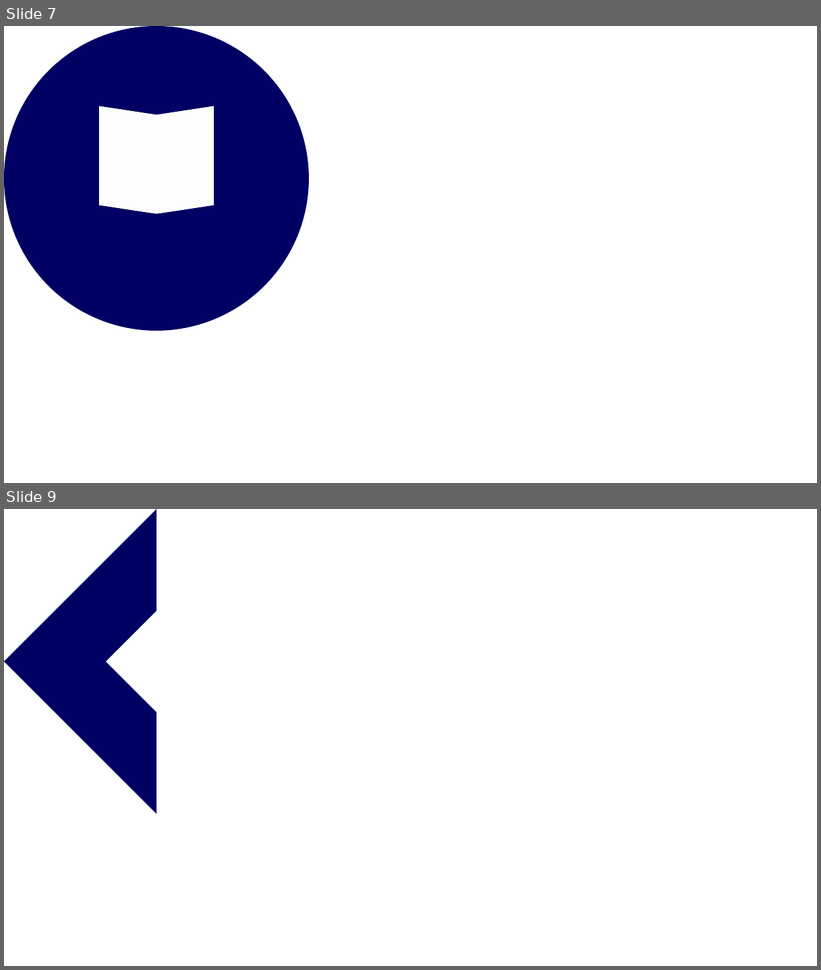
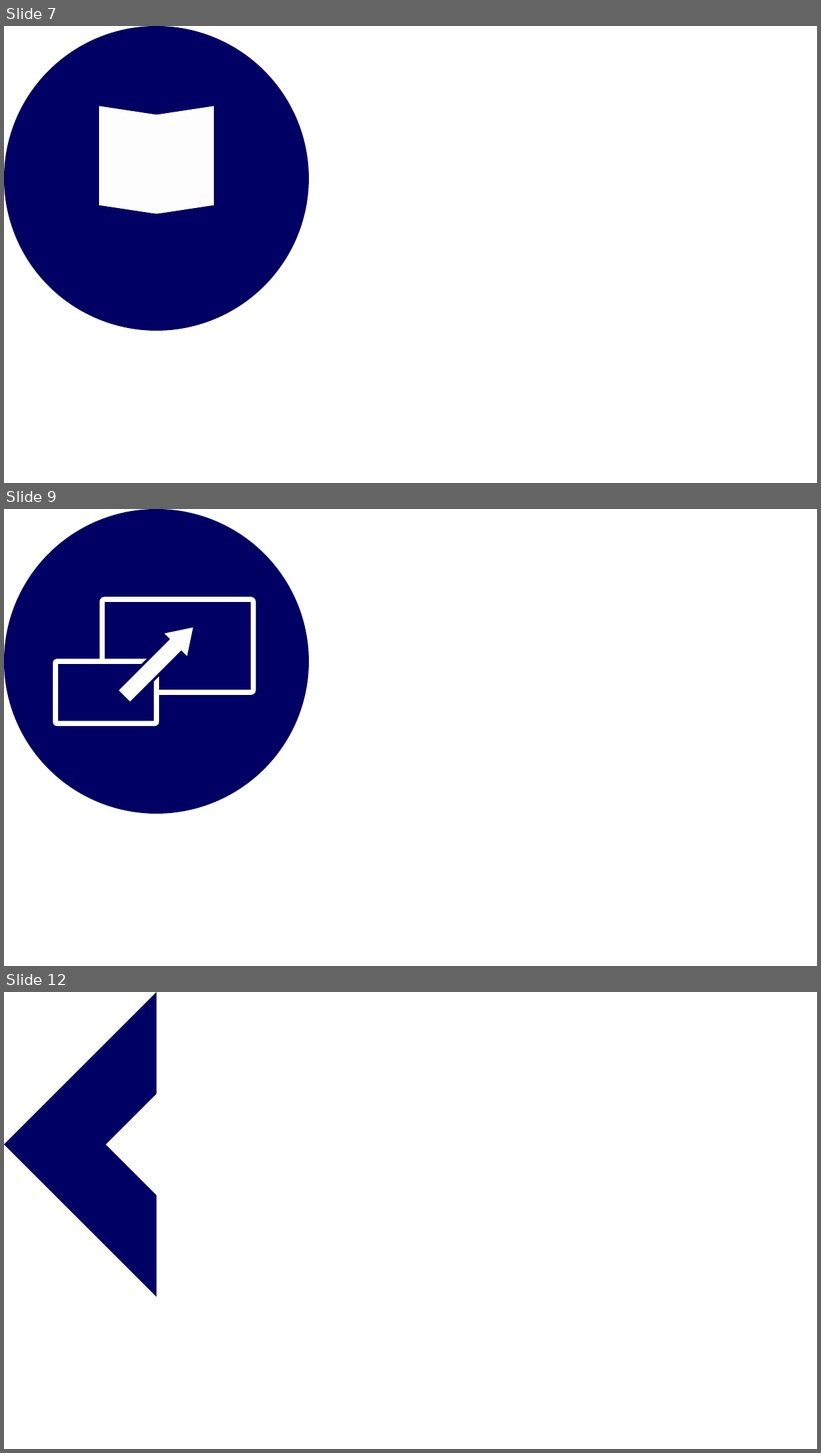
Before and after one commit to ChrisVasterling/chrisvasterling, a slide deck: Files/img/icons/icons.pptx. Shown one above the other, each under a label of ours: slides 7 and 9 before the commit, slides 7, 9 and 12 after it; the slides between them are not shown. The pictures are 821x970 and 821x1453 pixels, drawn with LibreOffice and Linux fonts; fonts in the diff are those of the drawing. Boxes give left, top, right and bottom in pixels: in the first picture for what was removed or moved away, otherwise in the second. Text is boxed around its words. In the diff, an @@ line names an element or a change of style, - is before the commit and + after.

```diff
--- a/Files/img/icons/icons.pptx
+++ b/Files/img/icons/icons.pptx
@@ slide 9 added at box(4, 509, 817, 966), background #FFFFFF @@
@@ ellipse added at box(4, 509, 309, 814), fill #000064 @@
@@ rounded rectangle added at box(102, 599, 253, 692), fill #000064, outline #FFFFFF 6 pt @@
@@ up arrow added at box(110, 613, 208, 710), fill #FFFFFF, outline #000064 3 pt @@
@@ rounded rectangle added at box(55, 661, 156, 723), fill #000064, outline #FFFFFF 6 pt @@
@@ what was slide 9 is now slide 12 @@
```
Also in this commit, not shown: 3 other slides added, 1 slide removed, 18 other files.
